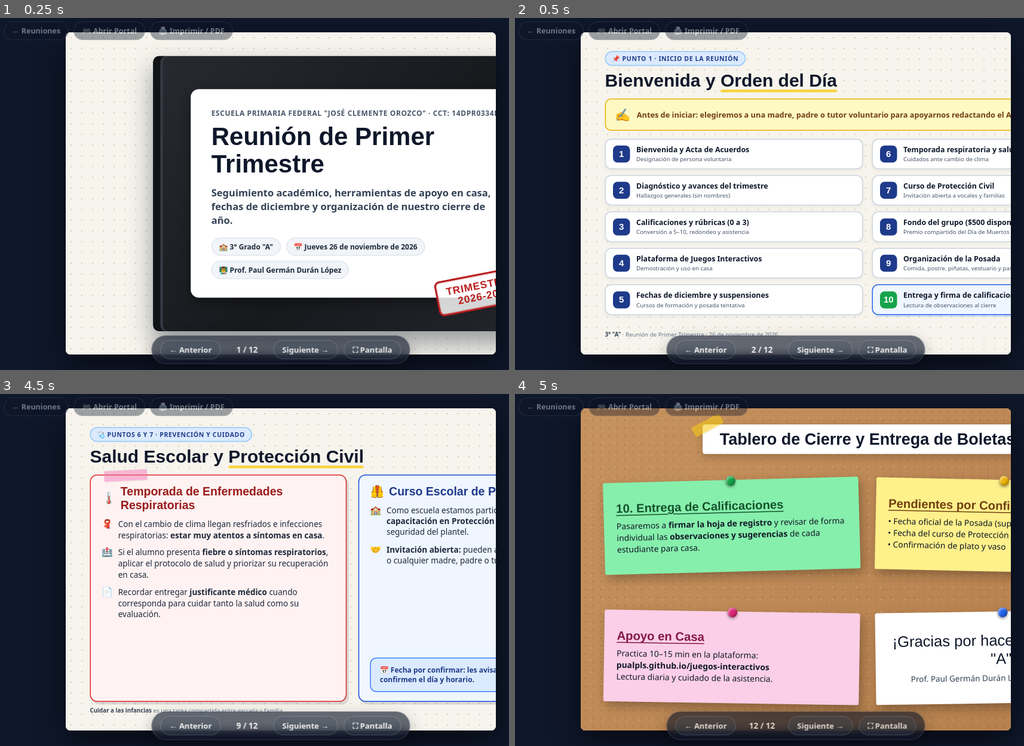
Above: before the commit, frames 1-4 (two rows, left to right).
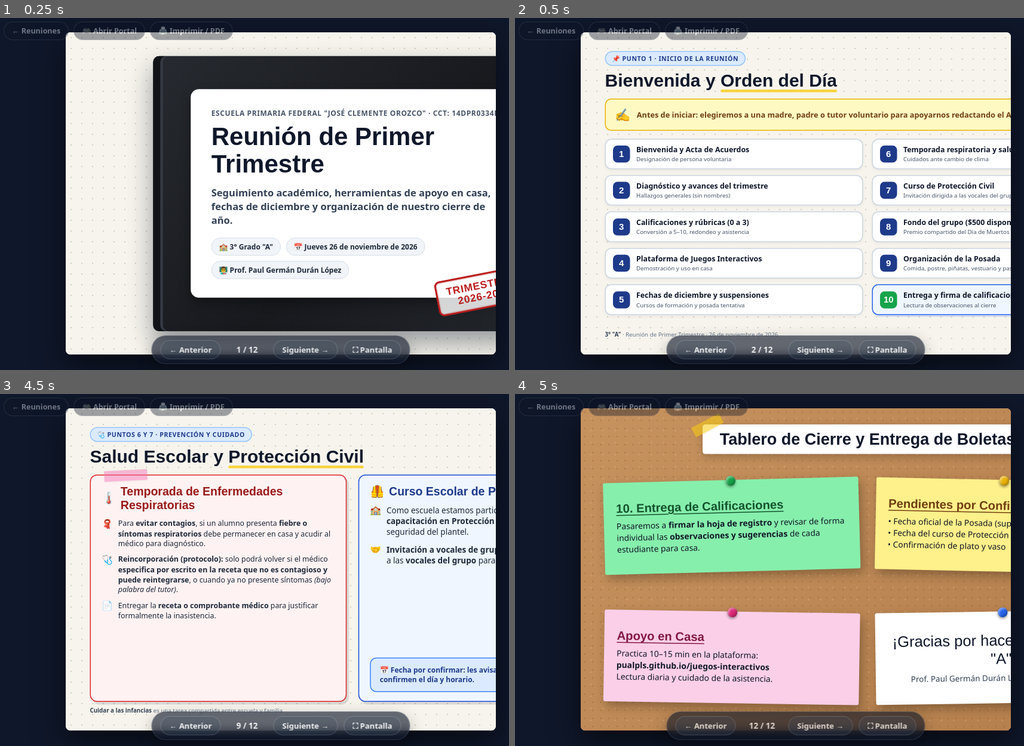
Above: after the commit, the same moments.

Repository: Pualpls/juegos-interactivos
Game: browser game, page reuniones/2026-2027/t1/index.html
Two runs of this game, one before a commit and one after it. Both use one fixed random seed, a clock stepped at 60 frames per second and the inputs below.
Inputs:
- Up to frame 1 (0.25 s): no input
- Up to frame 2 (0.5 s): click "Siguiente →" at 0.27 s
- Up to frame 3 (4.5 s): hold Right 1.03-1.53 s; tap Space every 0.5 s from 1.1 to 4.1 s; hold Left 1.58-2.15 s; hold Right 2.2-2.87 s; hold Left 2.92-3.35 s; hold Right 3.4-3.9 s; hold Left from 3.95 s (still down)
- Up to frame 4 (5 s): release Left at 4.52 s; hold Right from 4.57 s (still down); tap Space at 4.6 s

Frame 1 is identical in both runs. In frame 2, 0.1% of the frame differs, in the area x 81-98%, y 49-52%; in frame 3, 4.2%, in the area x 20-98%, y 35-64%; in frame 4, nothing differs.

Commit message:
Ajustar protocolo respiratorio y curso de Protección Civil para vocales en T1

Diff:
--- a/reuniones/2026-2027/t1/index.html
+++ b/reuniones/2026-2027/t1/index.html
@@ -966,7 +966,7 @@
           </div>
           <div class="agenda-pill">
             <div class="agenda-num">7</div>
-            <div><div class="agenda-pill-text">Curso de Protección Civil</div><div class="agenda-pill-sub">Invitación abierta a vocales y familias</div></div>
+            <div><div class="agenda-pill-text">Curso de Protección Civil</div><div class="agenda-pill-sub">Invitación dirigida a las vocales del grupo</div></div>
           </div>
           <div class="agenda-pill">
             <div class="agenda-num">3</div>
@@ -1421,10 +1421,10 @@
           <div class="paper-card" style="background: #fef2f2; border-color: #dc2626; display: flex; flex-direction: column;">
             <div class="tape tape-pink" style="top: -12px; left: 30px; transform: rotate(-3deg);"></div>
             <div class="col-heading" style="color: #991b1b;"><span>🌡️</span> Temporada de Enfermedades Respiratorias</div>
-            <ul class="check-list" style="gap: 14px;">
-              <li><span class="check-icon">🧣</span><span>Con el cambio de clima llegan resfriados e infecciones respiratorias: <strong>estar muy atentos a síntomas en casa</strong>.</span></li>
-              <li><span class="check-icon">🏥</span><span>Si el alumno presenta <strong>fiebre o síntomas respiratorios</strong>, aplicar el protocolo de salud y priorizar su recuperación en casa.</span></li>
-              <li><span class="check-icon">📄</span><span>Recordar entregar <strong>justificante médico</strong> cuando corresponda para cuidar tanto la salud como su evaluación.</span></li>
+            <ul class="check-list" style="gap: 12px;">
+              <li style="font-size: 16.5px;"><span class="check-icon">🧣</span><span>Para <strong>evitar contagios</strong>, si un alumno presenta <strong>fiebre o síntomas respiratorios</strong> debe permanecer en casa y acudir al médico para diagnóstico.</span></li>
+              <li style="font-size: 16.5px;"><span class="check-icon">🩺</span><span><strong>Reincorporación (protocolo):</strong> solo podrá volver si el médico <strong>especifica por escrito en la receta que no es contagioso y puede reintegrarse</strong>, o cuando ya no presente síntomas <em>(bajo palabra del tutor)</em>.</span></li>
+              <li style="font-size: 16.5px;"><span class="check-icon">📄</span><span>Entregar la <strong>receta o comprobante médico</strong> para justificar formalmente la inasistencia.</span></li>
             </ul>
           </div>
 
@@ -1433,7 +1433,7 @@
             <div class="col-heading" style="color: #1e3a8a;"><span>🦺</span> Curso Escolar de Protección Civil</div>
             <ul class="check-list" style="gap: 14px;">
               <li><span class="check-icon">🏫</span><span>Como escuela estamos participando en un <strong>curso de capacitación en Protección Civil</strong> para fortalecer la seguridad del plantel.</span></li>
-              <li><span class="check-icon">🤝</span><span><strong>Invitación abierta:</strong> pueden asistir las vocales del grupo o cualquier madre, padre o tutor interesado.</span></li>
+              <li><span class="check-icon">🤝</span><span><strong>Invitación a vocales de grupo:</strong> se extiende la invitación a las <strong>vocales del grupo</strong> para asistir a esta capacitación.</span></li>
             </ul>
             <div class="callout-box" style="margin-top: auto; background: #dbeafe; border: 2px solid #3b82f6; color: #1e3a8a; font-size: 16px;">
               📅 <strong>Fecha por confirmar:</strong> les avisaré en cuanto me confirmen el día y horario.
